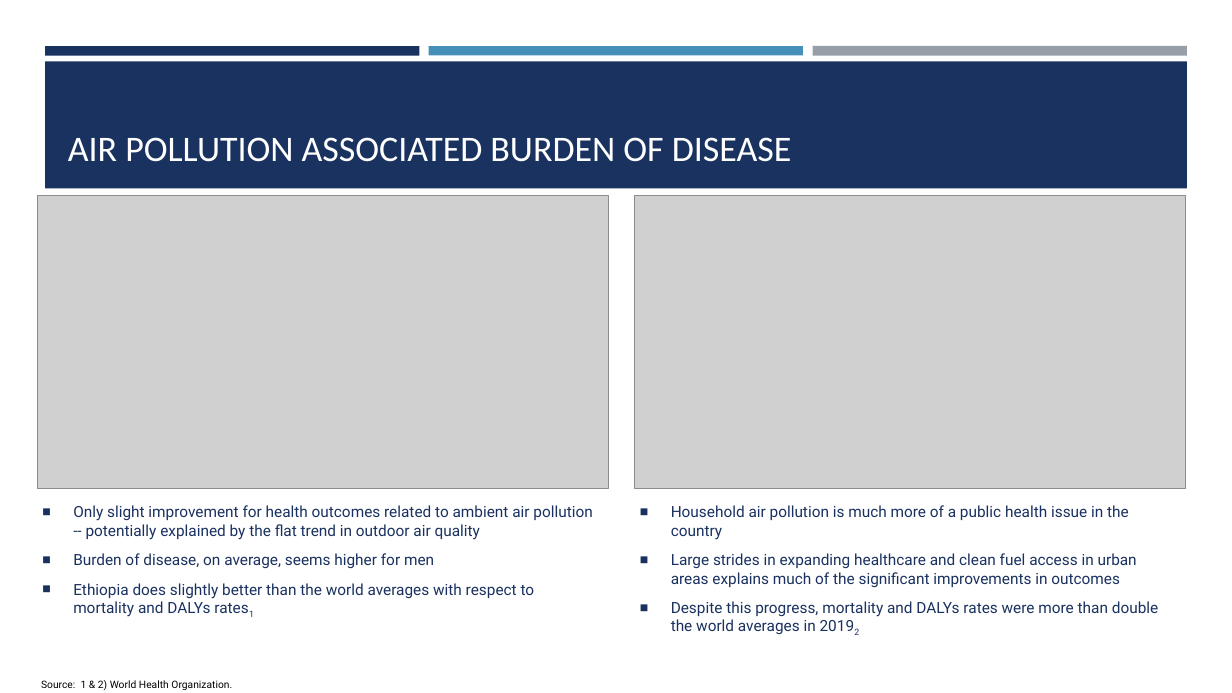
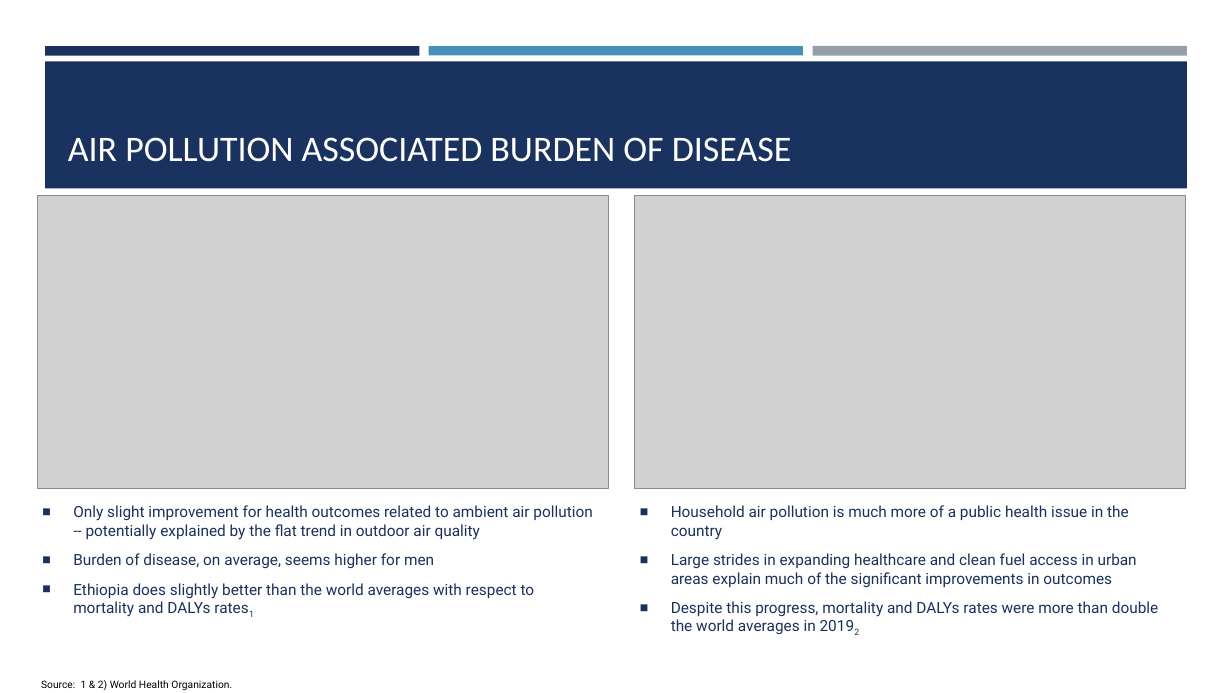
Before and after one commit to Yishak-Ali/Air-Pollution-in-Ethiopia-Report, a slide deck: slide 8 of Air Pollution in Ethiopia - Short Form.pptx. Drawn at 1232x693 pixels with LibreOffice and Linux fonts; fonts in the diff are those of the drawing; grey boxes stand for pictures. Boxes give left, top, right and bottom in pixels: in the first picture for what was removed or moved away, otherwise in the second. Text is boxed around its words. In the diff, an @@ line names an element or a change of style, - is before the commit and + after.

```diff
--- a/Air Pollution in Ethiopia - Short Form.pptx
+++ b/Air Pollution in Ethiopia - Short Form.pptx
@@ text at (671, 553, 1137, 587): text changed @@
-■ Large strides in expanding healthcare and clean fuel access in urban areas explains much of the significant improvements in outcomes
+■ Large strides in expanding healthcare and clean fuel access in urban areas explain much of the significant improvements in outcomes
```
Also in this commit, not shown: 1 other file.
